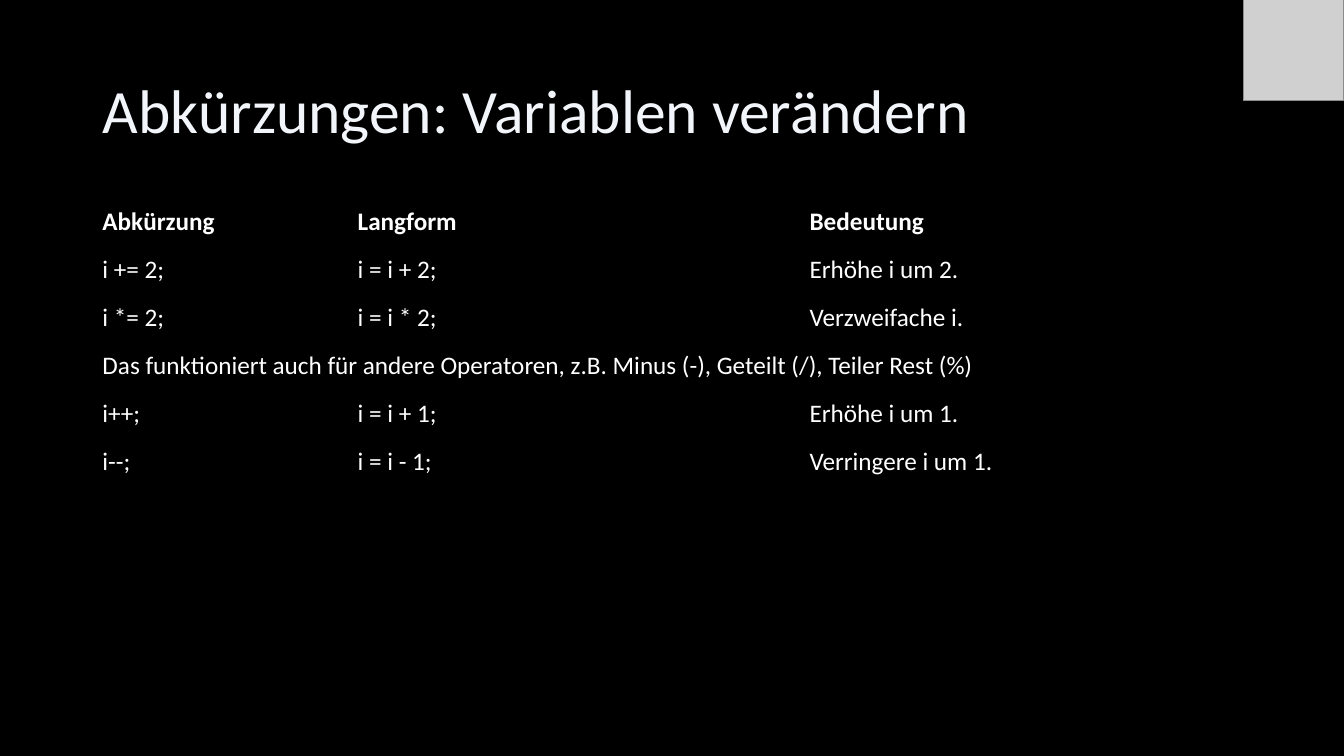
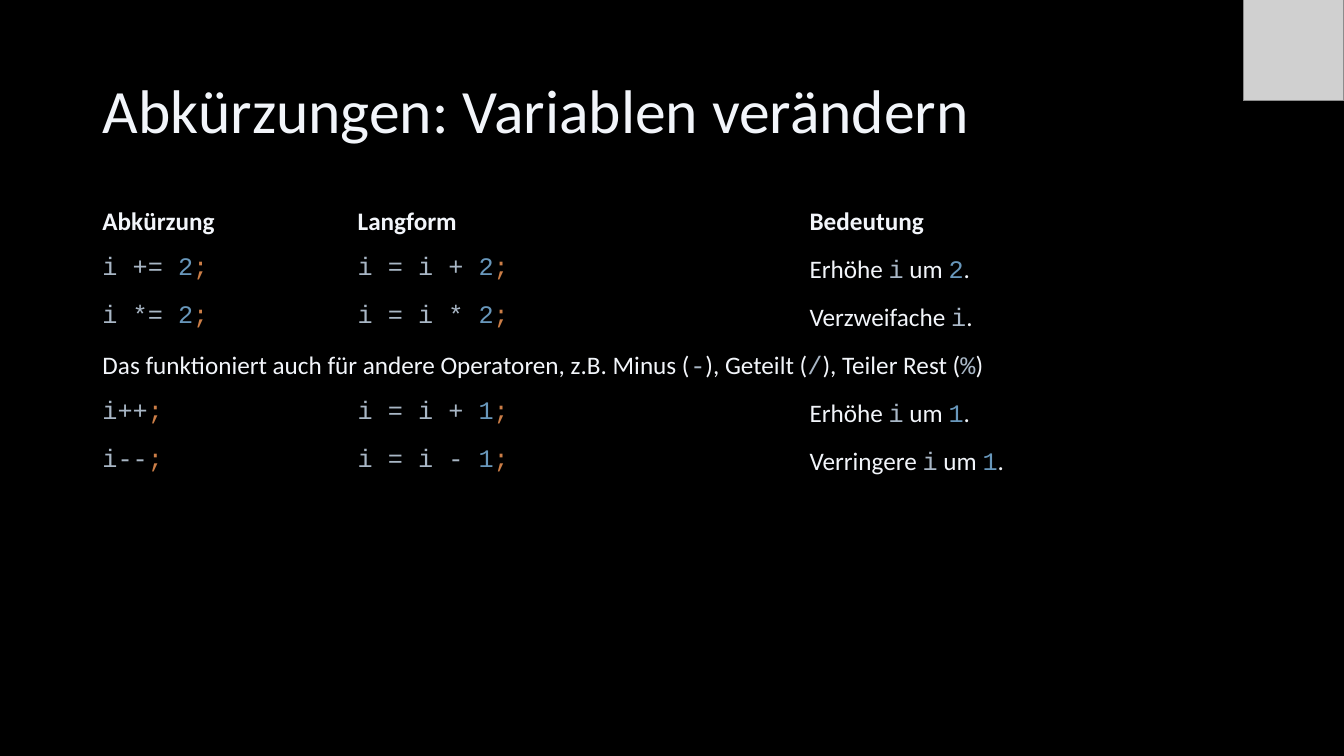
Before and after one commit to Cactusroot/Java, a slide deck: slide 47 of src/Java.pptx (slide 44 before the commit). Drawn at 1344x756 pixels with LibreOffice and Linux fonts; fonts in the diff are those of the drawing; grey boxes stand for pictures. Boxes give left, top, right and bottom in pixels: in the first picture for what was removed or moved away, otherwise in the second. Text is boxed around its words. In the diff, an @@ line names an element or a change of style, - is before the commit and + after.

```diff
--- a/src/Java.pptx
+++ b/src/Java.pptx
@@ table at (93, 202, 1251, 490) @@
@@ text colour #FFFFFF to #F2F5FA in "Abkürzung", "Langform", "Bedeutung", "Erhöhe um 2." and 4 more places @@
@@ font Calibri to Courier New in "i += 2;", "i = i + 2;", "i 2.", "i *= 2;" and 9 more places @@
@@ text colour #FFFFFF to #A9B7C6 in "i +=", "i = i +", "i", "i *=" and 9 more places @@
@@ text colour #FFFFFF to #6897BB in "2;", "2;", "2.", "2;" and 5 more places @@
@@ text colour #FFFFFF to #CC7E47 in "2;", "2;", "2;", "2;" and 4 more places @@
```
Also in this commit, not shown: 58 other slides changed, 9 slides added, 3 slides removed, 8 other files.
